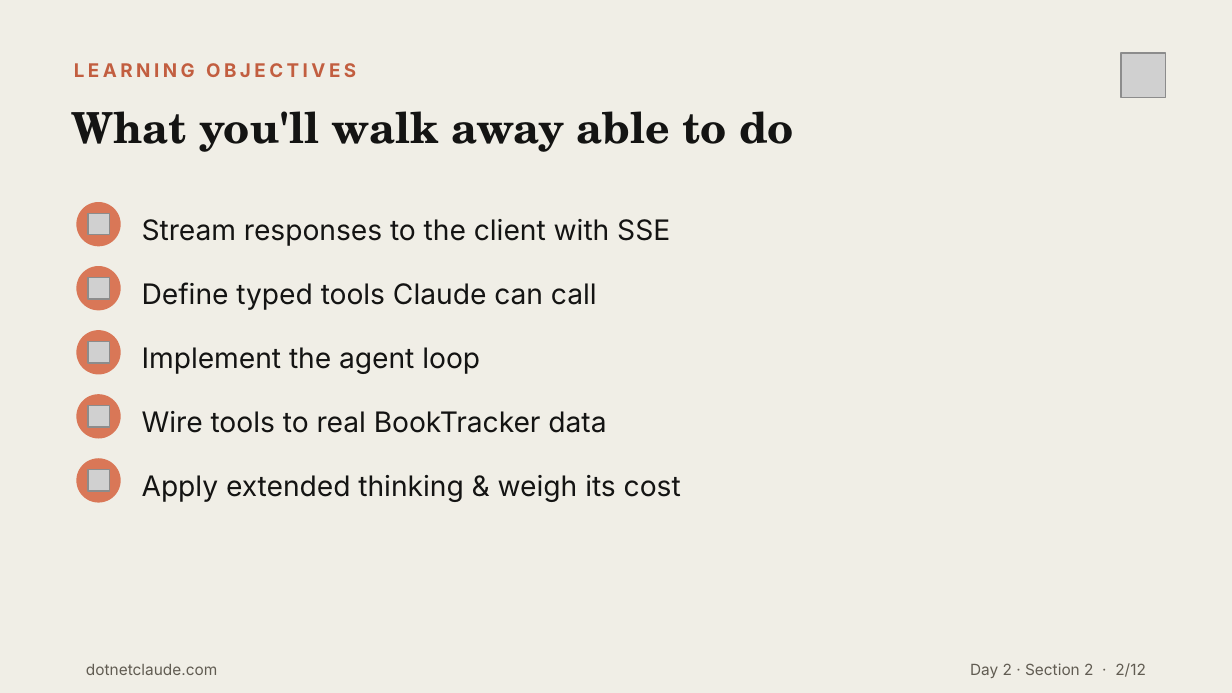
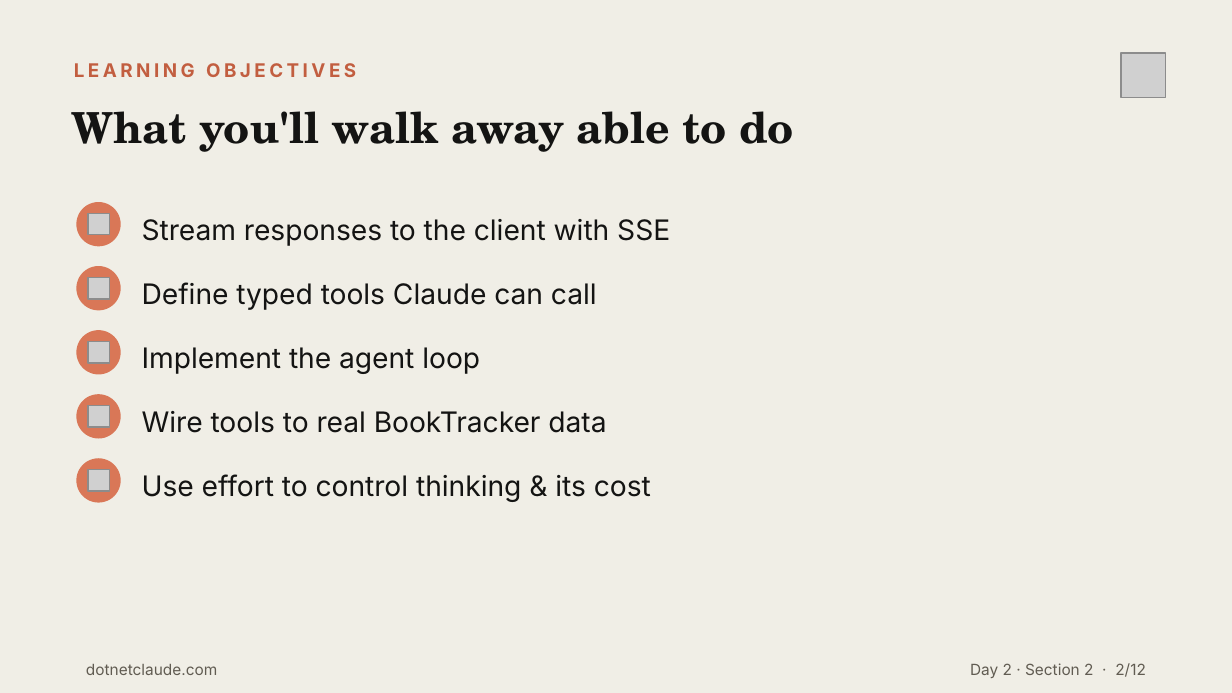
Before and after one commit to cwoodruff/dotnet-claude-workshop-content, a slide deck: slide 2 of decks/Day 2/Day2-Section2-Streaming-Tools-Thinking.pptx. Drawn at 1232x693 pixels with LibreOffice and Linux fonts; fonts in the diff are those of the drawing; grey boxes stand for pictures. Boxes give left, top, right and bottom in pixels: in the first picture for what was removed or moved away, otherwise in the second. Text is boxed around its words. In the diff, an @@ line names an element or a change of style, - is before the commit and + after.

```diff
--- a/decks/Day 2/Day2-Section2-Streaming-Tools-Thinking.pptx
+++ b/decks/Day 2/Day2-Section2-Streaming-Tools-Thinking.pptx
@@ text at box(142, 474, 651, 502): text changed @@
-Apply extended thinking & weigh its cost
+Use effort to control thinking & its cost
```
Also in this commit, not shown: 2 other slides changed, 32 other files.
